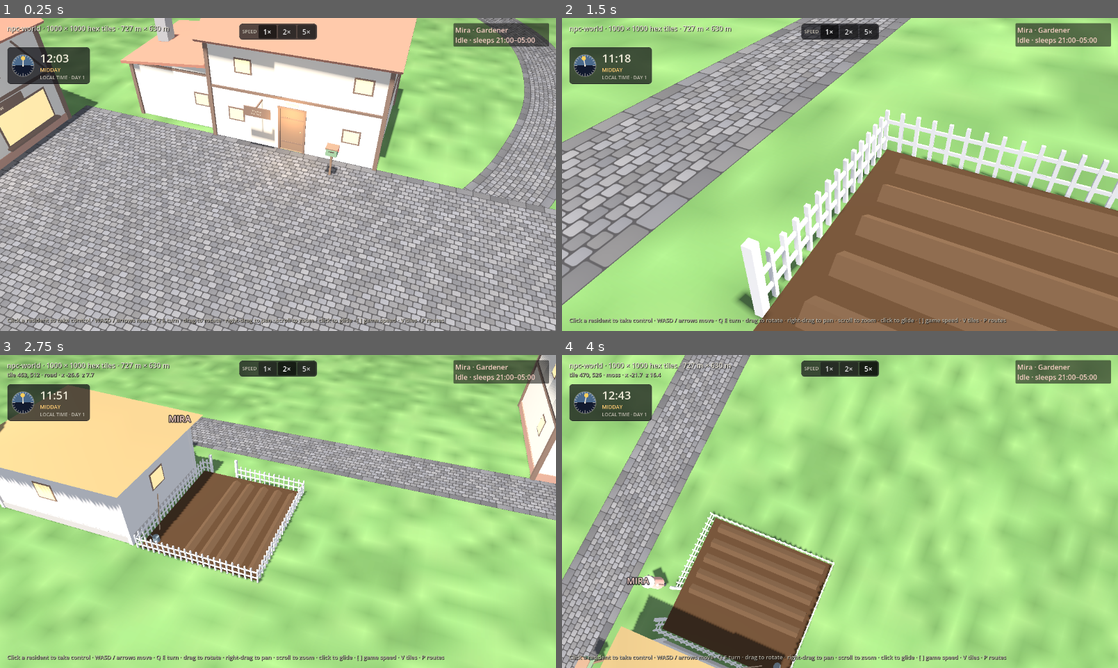
Above: before the commit, frames 1-4 (two rows, left to right).
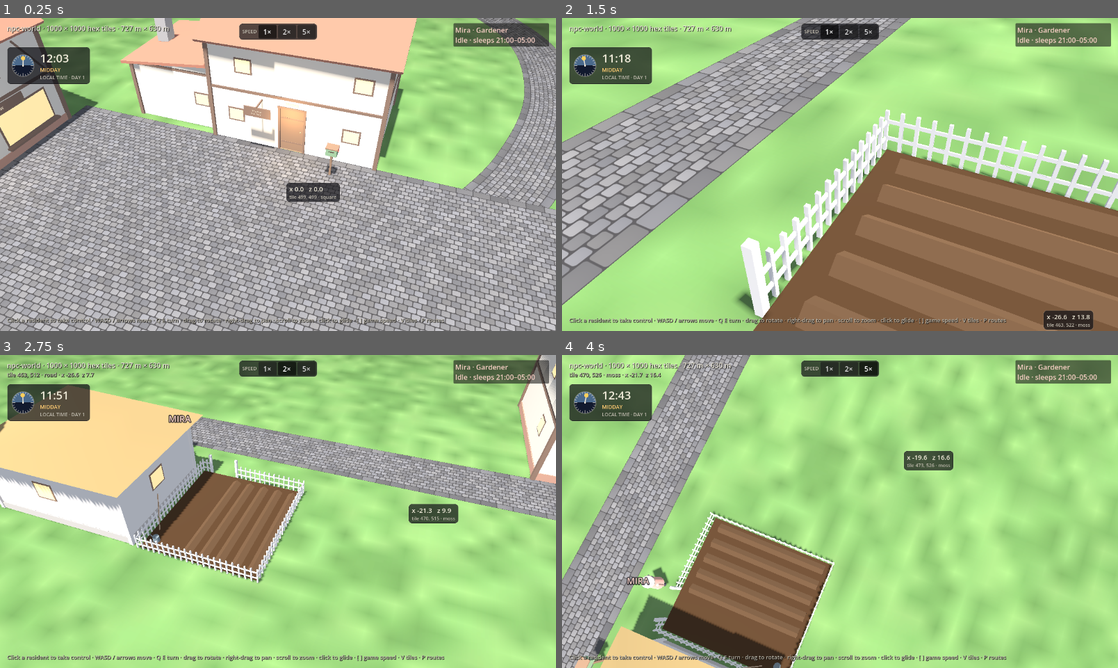
Above: after the commit, the same moments.

Repository: tibitzu/npc-world-godot
Game: Godot game, scene res://scenes/world/world.tscn
The game is run twice, just before and just after one commit, with the same random seed, the same clock (stepped at 60 frames per second) and the same inputs.
Inputs (mouse positions are in pixels of both pictures, inside the frame that each line leads up to):
- Up to frame 1 (0.25 s): no input
- Up to frame 2 (1.5 s): click "Mira · Gardener Idle · sleeps…" at 0.5 s; click "Let go" at 1.25 s
- Up to frame 3 (2.75 s): tap A (cam_left) at 2 s; move the mouse to (400, 495) at 2.02 s; hold ] (speed_up) from 2.03 s (still down); hold S (cam_back) from 2.03 s (still down); click (400, 495) at 2.17 s
- Up to frame 4 (4 s): release ] (speed_up) at 2.75 s; release S (cam_back) at 2.75 s; tap A (cam_left) at 2.75, 3.5 s; drag from (728, 527) to (812, 574) at 2.77 s; move the mouse to (895, 442) at 3.52 s; hold ] (speed_up) from 3.53 s (still down); hold A (cam_left) from 3.53 s (still down); click (895, 442) at 3.67 s

The runs differ from the first frame. In frame 1, 0.6% of the frame differs, in the area x 51-62%, y 52-59%; in frame 2, 0.5%; in frame 3, 0.6%; in frame 4, 0.5%.

Commit message:
Coordinates tooltip at the mouse cursor (world x and z, and the tile)
Co-Authored-By: Claude Opus 5.5 <noreply@anthropic.com>
Claude-Session: https://claude.ai/code/session_01GrieSD8FtGLQU19TCKvUTk

Diff:
--- a/scripts/ui/hud.gd
+++ b/scripts/ui/hud.gd
@@ -21,6 +21,9 @@
 var _day: Label
 var _speed_btns := {}  # speed -> Button
 var _shown_minute := -1
+var _tip: PanelContainer
+var _tip_xz: Label
+var _tip_tile: Label
 
 
 func _ready() -> void:
@@ -34,6 +37,7 @@
 	_build_roster.call_deferred()      # the residents are added after the HUD is ready
 	_build_clock()
 	_build_speed_bar()
+	_build_cursor_tip()
 	Game.speed_changed.connect(func(_s: int) -> void: _refresh_speed())
 	_idle.offset_top = 62.0
 	_idle.offset_bottom = 86.0
@@ -122,6 +126,57 @@
 	_refresh_speed()
 
 
+# a small tooltip by the mouse cursor: the world x and z (metres) of the ground under it, and its tile
+func _build_cursor_tip() -> void:
+	_tip = PanelContainer.new()
+	_tip.name = "CursorTip"
+	var sb := _panel_style()
+	sb.content_margin_left = 8
+	sb.content_margin_right = 8
+	sb.content_margin_top = 4
+	sb.content_margin_bottom = 4
+	_tip.add_theme_stylebox_override("panel", sb)
+	_tip.mouse_filter = Control.MOUSE_FILTER_IGNORE
+	_tip.visible = false
+	add_child(_tip)
+	var col := VBoxContainer.new()
+	col.add_theme_constant_override("separation", 0)
+	col.mouse_filter = Control.MOUSE_FILTER_IGNORE
+	_tip.add_child(col)
+	_tip_xz = Label.new()
+	_tip_xz.add_theme_font_size_override("font_size", 15)
+	_tip_xz.add_theme_color_override("font_color", Color(0.95, 0.93, 0.86))
+	col.add_child(_tip_xz)
+	_tip_tile = Label.new()
+	_tip_tile.add_theme_font_size_override("font_size", 11)
+	_tip_tile.add_theme_color_override("font_color", Color(0.75, 0.73, 0.68))
+	col.add_child(_tip_tile)
+
+
+func _update_cursor_tip() -> void:
+	var vp := get_viewport()
+	var m := vp.get_mouse_position()
+	var p = _rig.ground_point(m)
+	if p == null or not vp.get_visible_rect().has_point(m):
+		_tip.visible = false
+		return
+	var x := Hex.wrap_x(p.x)
+	var z := Hex.wrap_z(p.z)
+	var i := Hex.tile_at(x, z)
+	_tip_xz.text = "x %.1f   z %.1f" % [x, z]
+	_tip_tile.text = "tile %d, %d · %s" % [Hex.col_of(i), Hex.row_of(i), Game.tiles.kind(i)]
+	_tip.visible = true
+	_tip.reset_size()
+	# beside the cursor, kept on screen
+	var pos := m + Vector2(18, 18)
+	var r := vp.get_visible_rect().size
+	if pos.x + _tip.size.x > r.x:
+		pos.x = m.x - 12 - _tip.size.x
+	if pos.y + _tip.size.y > r.y:
+		pos.y = m.y - 12 - _tip.size.y
+	_tip.position = pos
+
+
 func _refresh_speed() -> void:
 	for sp in _speed_btns:
 		(_speed_btns[sp] as Button).set_pressed_no_signal(sp == Game.speed)
@@ -173,6 +228,7 @@
 
 func _process(_delta: float) -> void:
 	_update_clock()
+	_update_cursor_tip()
 	for res in _cards:
 		var r := res as Resident
 		var t := "%s · %s\n%s · sleeps %s–%s" % [r.def.display_name, r.def.role, r.status(),
Not shown, changed: README.md
